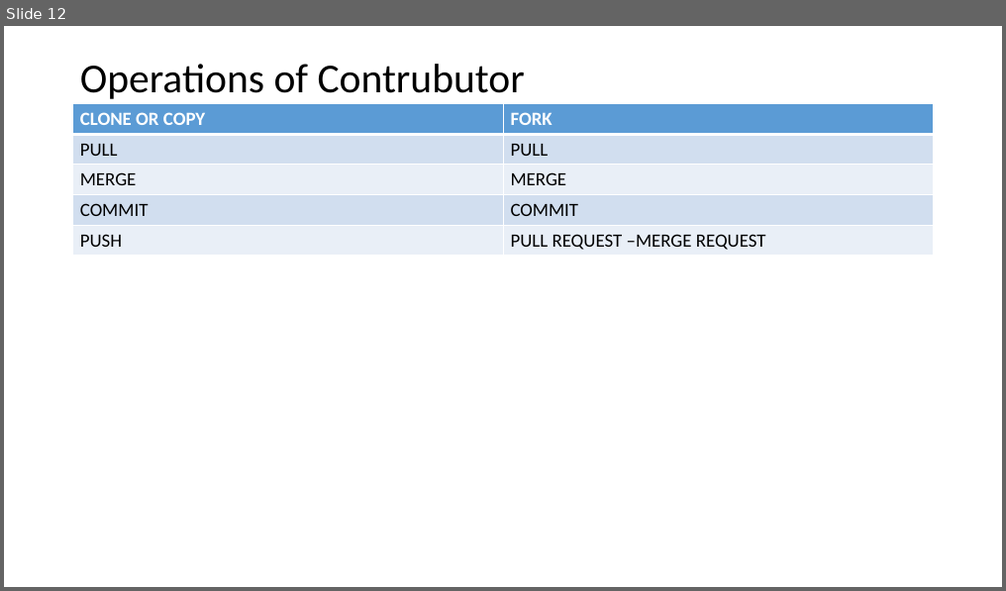
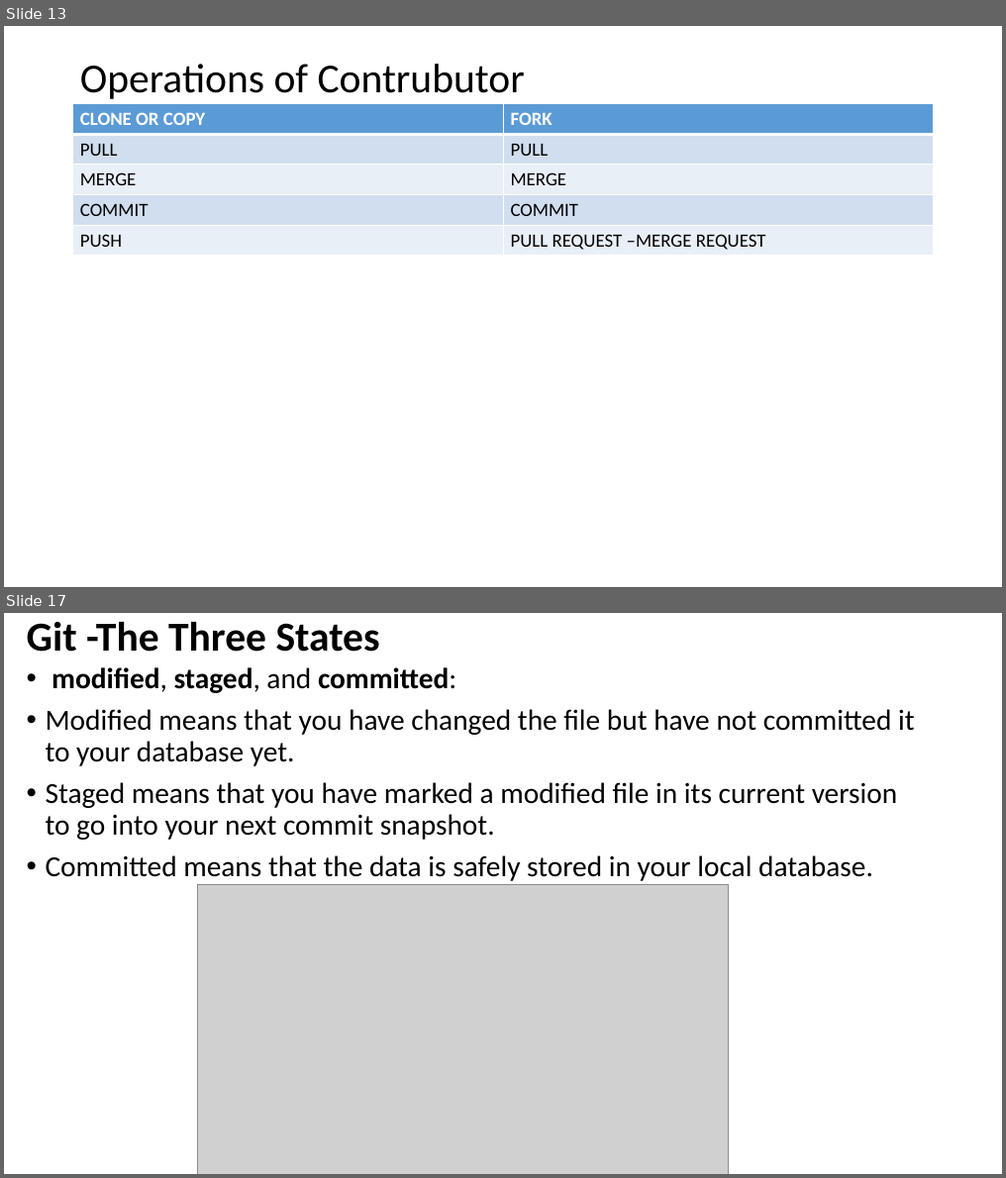
Before and after one commit to mhgulen/Dosyalar, a slide deck: Version Control Protocols.pptx. Shown one above the other, each under a label of ours: slide 12 before the commit, slides 13 and 17 after it; the slides between them are not shown. The pictures are 1006x591 and 1006x1178 pixels, drawn with LibreOffice and Linux fonts; fonts in the diff are those of the drawing; grey boxes stand for pictures. Boxes give left, top, right and bottom in pixels: in the first picture for what was removed or moved away, otherwise in the second. Text is boxed around its words. In the diff, an @@ line names an element or a change of style, - is before the commit and + after.

```diff
--- a/Version Control Protocols.pptx
+++ b/Version Control Protocols.pptx
@@ slide 17 added at <box>4,613,1002,1174</box>, background #FFFFFF @@
@@ title added at <box>27,621,380,652</box>, 39.6 pt, text #000000, bold @@
+Git -The Three States
@@ text added at <box>46,667,915,881</box>, 28 pt, text #000000 @@
+• modified, staged, and committed:
+• Modified means that you have changed the file but have not committed it to your database yet.
+• Staged means that you have marked a modified file in its current version to go into your next commit snapshot.
+• Committed means that the data is safely stored in your local database.
@@ picture added at <box>197,885,728,1174</box> @@
@@ what was slide 12 is now slide 13 @@
```
Also in this commit, not shown: 3 slides changed, 10 other slides added, 2 other files.
